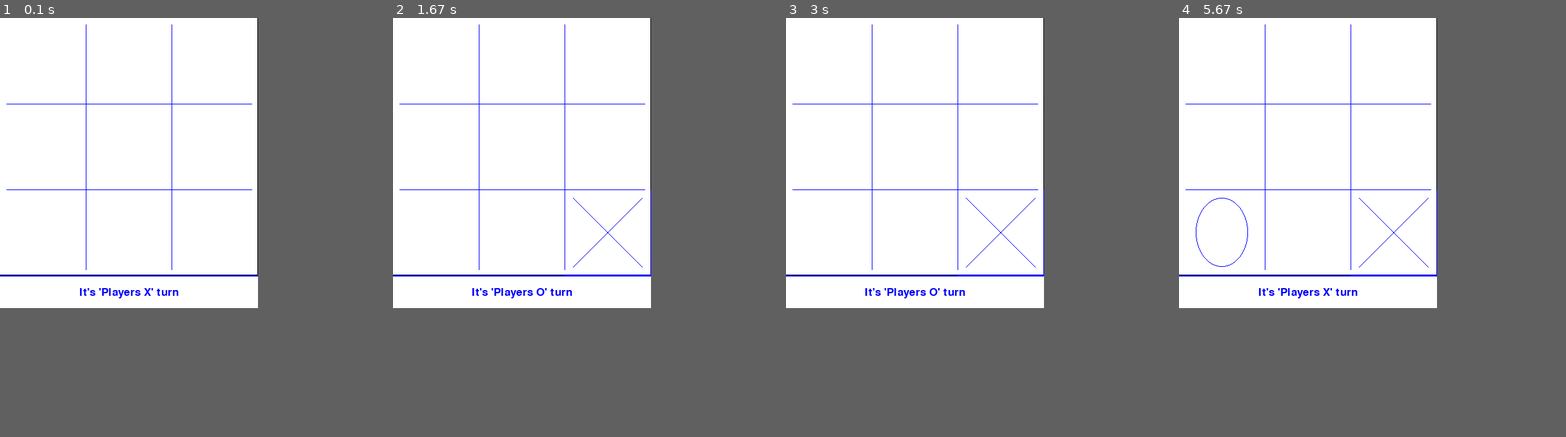
Above: before the commit, frames 1-4 (left to right).
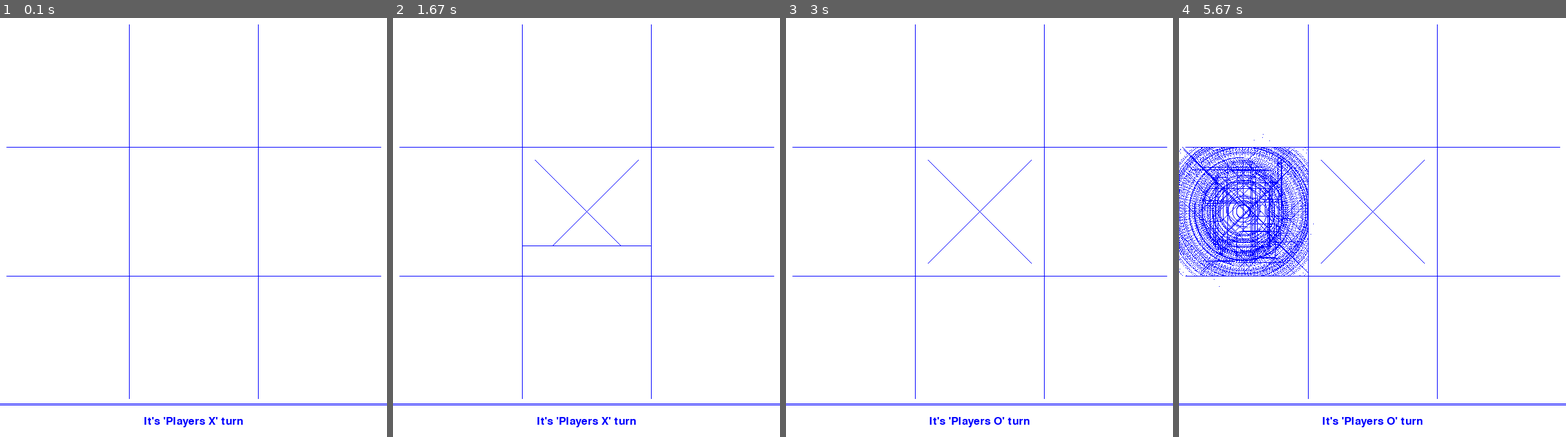
Above: after the commit, the same moments.

Repository: RomanRetsen/Animated-Tic-Tac-Toe-in-Pygame
Game: pygame game, started from my_game.py
Two runs of this game, one before a commit and one after it. Both use one fixed random seed, a clock stepped at 60 frames per second and the inputs below.
Inputs (mouse positions are in pixels of both pictures, inside the frame that each line leads up to):
- Up to frame 1 (0.1 s): no input
- Up to frame 2 (1.67 s): click (586, 227) at 0.38 s
- Up to frame 3 (3 s): no input
- Up to frame 4 (5.67 s): click (1244, 210) at 3.22 s
In our replay, the window is 400x450 before the commit and 600x650 after it. These sizes can differ from the game's own. Grey fills any space a smaller window leaves; there, only what the larger window draws over its background counts as a difference.

The runs differ from the first frame. In frame 1, 1.9% of the frame differs, in the area x 0-100%, y 0-98%; in frame 2, 2.1%; in frame 3, 2.0%; in frame 4, 6.4%.

Commit message:
10th function for drawing "0" was added. Structure of ellipseDotsScattered enriched to perform 3 stages animation.

Diff:
--- a/ClickArea.py
+++ b/ClickArea.py
@@ -27,7 +27,8 @@
         #list of functions of drawing sign "O"  to random pick from.
         self.oFunc = [self.drawing_click_area_o, self.drawing_click_area_o2, self.drawing_click_area_o3,
                       self.drawing_click_area_o4, self.drawing_click_area_o5, self.drawing_click_area_o6,
-                      self.drawing_click_area_o7, self.drawing_click_area_o8, self.drawing_click_area_o9]
+                      self.drawing_click_area_o7, self.drawing_click_area_o8, self.drawing_click_area_o9,
+                      self.drawing_click_area_o10]
 
         #list of functions of drawing sign "X"  to random pick from.
         self.xFunc = [self.drawing_click_area_x, self.drawing_click_area_x2, self.drawing_click_area_x3,
@@ -90,7 +91,7 @@
             self.ellipseDots.append([index, tuple((tempx, tempy))])
             self.ellipseDotsScattered.append([index, list([tempx, tempy]),
                                               list([random.randint(self.x, self.x + self.width),
-                                                    random.randint(self.y, self.y + self.height)])])
+                                                    random.randint(self.y, self.y + self.height)]), 0])
             self.generatedEllipseDotsSQ(index, tempx, tempy)
             self.t += 0.05
             index += 1
@@ -148,7 +149,7 @@
 
     def randomChooseOFunc(self):
         self.chosenOFunc = self.oFunc[random.randint(0, len(self.oFunc) - 1)]
-        # self.chosenOFunc = self.oFunc[5]
+        # self.chosenOFunc = self.oFunc[9]
         if self.chosenOFunc.__name__ == 'drawing_click_area_o3':
             random.shuffle(self.ellipseDots)
 
@@ -734,6 +735,83 @@
             self.state = 'o'
             self.g_stats.drawing_click_area = False
 
+    def drawing_click_area_o10(self):
+        # self.draw_click_area_blank()
+
+        scattered_dots_arranged = True
+        for index in range(len(self.ellipseDotsScattered) ):
+            if self.ellipseDotsScattered[index][3] == 0:
+                self.generateOrbitTrajectory(index, self.ellipseDotsScattered)
+                scattered_dots_arranged = False
+            elif self.ellipseDotsScattered[index][3] == 1:
+                self.continueOrbitTrajectory(index, self.ellipseDotsScattered)
+                scattered_dots_arranged = False
+            elif self.ellipseDotsScattered[index][3] == 2:
+                if ((self.ellipseDotsScattered[index][1][0] != self.ellipseDotsScattered[index][2][0]) or
+                        (self.ellipseDotsScattered[index][1][1] != self.ellipseDotsScattered[index][2][1])):
+                    self.approachToLocation(index, self.ellipseDotsScattered)
+                    scattered_dots_arranged = False
+
+        if not scattered_dots_arranged:
+            for index in range(len(self.ellipseDotsScattered) ):
+                pygame.draw.line(self.screen, self.linecolor,
+                                 (self.ellipseDotsScattered[index][2]), (self.ellipseDotsScattered[index][2]))
+        else:
+            for index in range(len(self.ellipseDotsScattered) -1 ):
+                pygame.draw.line(self.screen, self.linecolor,
+                                 (self.ellipseDotsScattered[index][2]), (self.ellipseDotsScattered[index + 1][2]))
+            pygame.draw.line(self.screen, self.linecolor,
+                             self.ellipseDotsScattered[0][2], self.ellipseDotsScattered[-1][2])
+            self.state = 'o'
+            self.g_stats.drawing_click_area = False
+
+
+    # ellipseDotsScattered
+    # 0 - index in the final sequence
+    # 1 - final location coord
+    # 2 - current location coord
+    # 3 - state of animation (for function 10, there are 3 stages)
+    # 4 theta parameter (angular parameter 0 * 2PI or 360degree)
+    # 5 radius of orbital animation. Distance from random placement and center of the cell
+    # 6 speed of orbital animation.
+    # 7 counter of dots for orbital trajectory
+
+    def generateOrbitTrajectory(self, index, ellipseDotsScattered):
+        theta = math.atan2(self.centery - self.ellipseDotsScattered[index][2][1],
+                           self.centerx - self.ellipseDotsScattered[index][2][0])
+        orbital_radius = math.sqrt(((self.centerx - ellipseDotsScattered[index][2][0]) ** 2) +
+                                   ((self.centery - ellipseDotsScattered[index][2][1]) ** 2))
+        #start and finish theta
+        ellipseDotsScattered[index].append(round(theta, 1))
+        ellipseDotsScattered[index].append(round(orbital_radius))
+        orbitTrajectorySpeedOptions = {0.01: 628, 0.02: 314, 0.03: 209, 0.04: 157, 0.05: 125, 0.1: 62}
+        orbitTrajectorySpeed = random.choice(list(orbitTrajectorySpeedOptions.keys()))
+        ellipseDotsScattered[index].append(orbitTrajectorySpeed)
+
+        #theta counter -  - full circle
+        ellipseDotsScattered[index].append(orbitTrajectorySpeedOptions[orbitTrajectorySpeed])
+        ellipseDotsScattered[index][3] = 1
+
+    def continueOrbitTrajectory(self, index, ellipseDotsScattered):
+        if ellipseDotsScattered[index][7] > 0:
+            #trajactory angle + trajectory speed
+            if ellipseDotsScattered[index][4] + ellipseDotsScattered[index][6] >= 3.14:
+                ellipseDotsScattered[index][4]  = -3.14
+                ellipseDotsScattered[index][7] -= 1
+            else:
+                ellipseDotsScattered[index][4] += ellipseDotsScattered[index][6]
+                ellipseDotsScattered[index][7] -= 1
+
+            tempx = int(self.x + ellipseDotsScattered[index][5] *
+                        math.cos(ellipseDotsScattered[index][4]) + int(self.width / 2))
+            tempy = int(self.y + ellipseDotsScattered[index][5] *
+                        math.sin(ellipseDotsScattered[index][4]) + int(self.height / 2))
+            ellipseDotsScattered[index][2][0] = tempx
+            ellipseDotsScattered[index][2][1] = tempy
+
+        else:
+            ellipseDotsScattered[index][3] = 2
+
     def approachToLocation(self, index, ellipseDotsScattered):
         #increment x param if needed
         if ellipseDotsScattered[index][2][0] > ellipseDotsScattered[index][1][0]:
--- a/my_game.py
+++ b/my_game.py
@@ -7,7 +7,7 @@
 def run_game():
     pygame.init()
     clock = pygame.time.Clock()
-    g_set = Settings(boardwidth=400, boardheight=400, message_board_height=50)
+    g_set = Settings(boardwidth=600, boardheight=600, message_board_height=50)
     g_stats = Stats(g_set)
     game_screen = pygame.display.set_mode((g_set.game_screen_width,
                                            g_set.game_screen_height + g_set.message_board_height))
